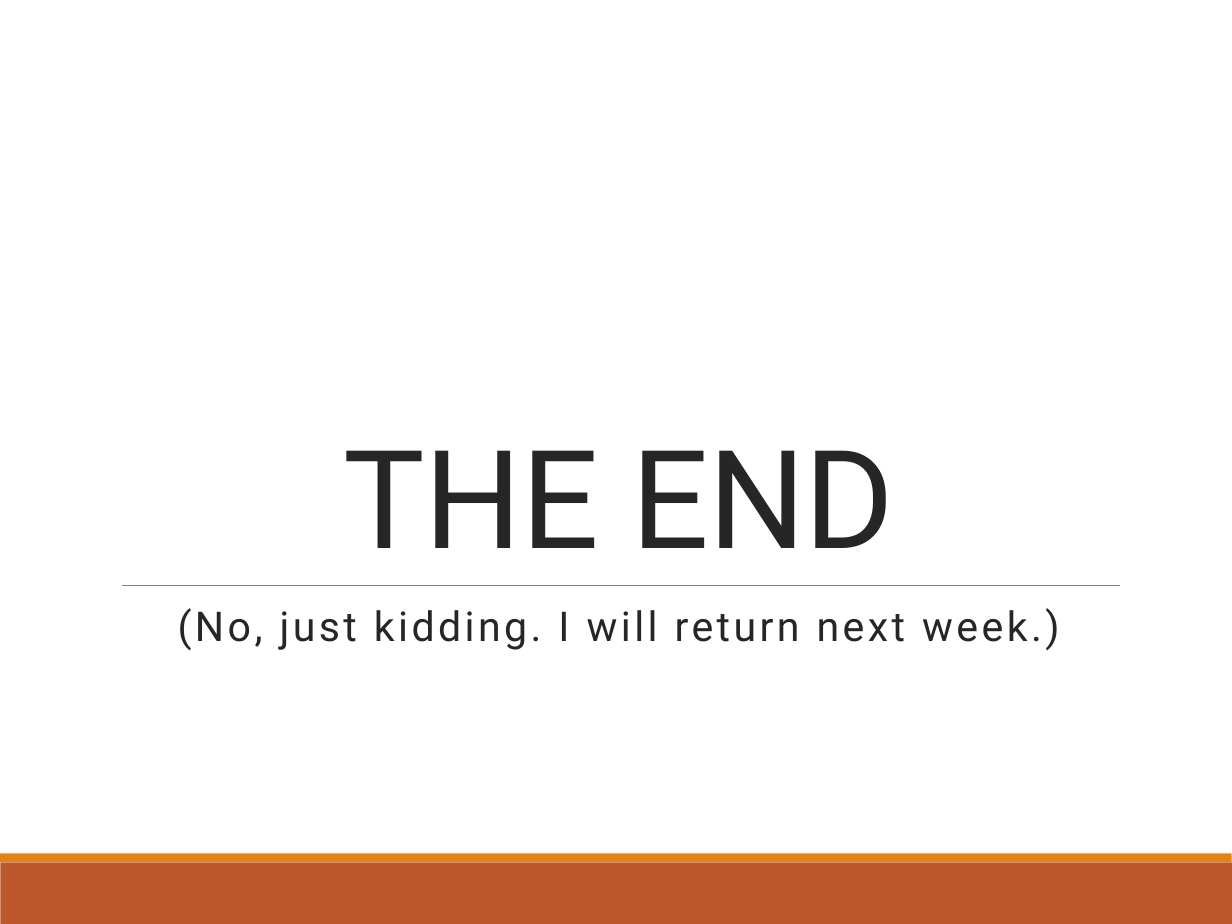
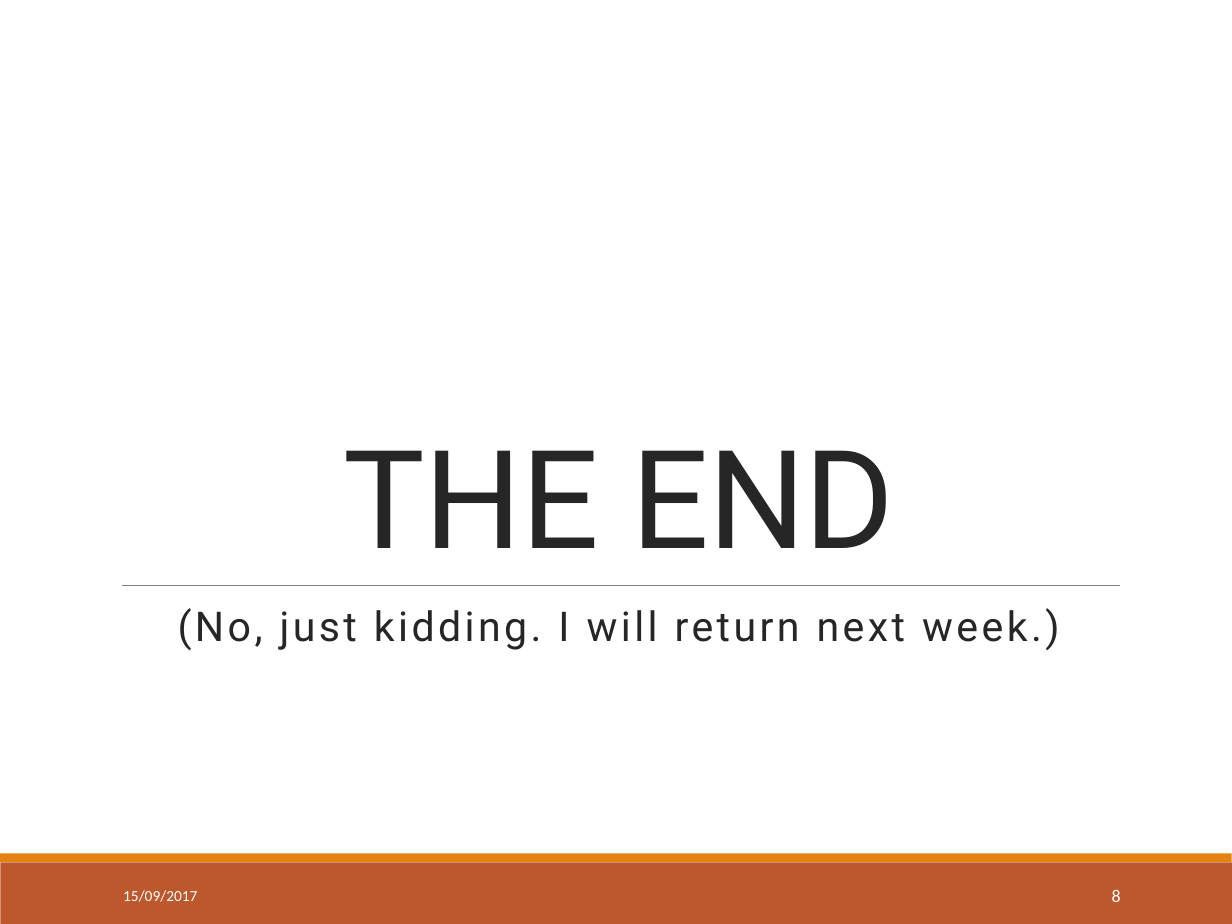
Before and after one commit to green-fox-academy/bpo106, a slide deck: slide 8 of week02/day05/demo/ppt-w02.pptx. Drawn at 1232x924 pixels with LibreOffice and Linux fonts; fonts in the diff are those of the drawing. Boxes give left, top, right and bottom in pixels: in the first picture for what was removed or moved away, otherwise in the second. Text is boxed around its words. In the diff, an @@ line names an element or a change of style, - is before the commit and + after.

```diff
--- a/week02/day05/demo/ppt-w02.pptx
+++ b/week02/day05/demo/ppt-w02.pptx
@@ text added at box(123, 890, 197, 902), 9 pt, text #FFFFFF @@
+15/09/2017
@@ page number added at box(1112, 890, 1121, 902), 10.5 pt, text #FFFFFF @@
+8
```
Also in this commit, not shown: 7 other slides changed.
